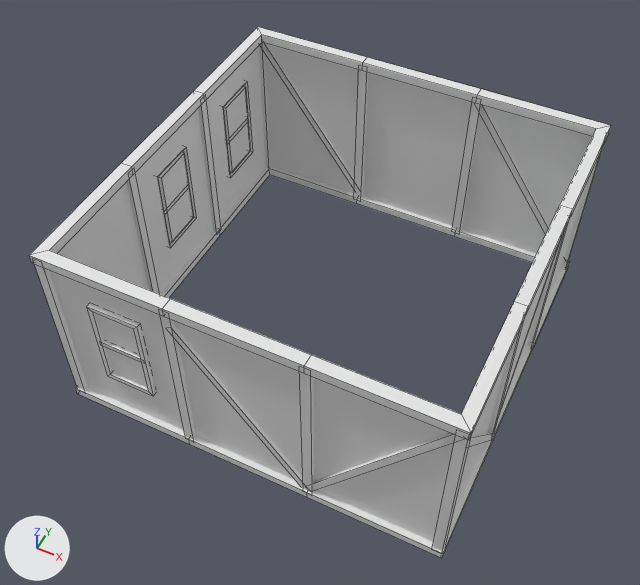
The OBJ model Unity/Level Design/Assets/Building Models/FirstFloor/Floor 1 8x8.obj as it was, and as the next commit left it.
Before and after are seen from a 50 mm camera at (5.36, -11.62, 15.35) aimed at (-0.15, -0.6, 1.58). Every picture has the same lights, and +X, +Y and +Z are marked at lower left. Mesh edges are drawn as thin lines. Where no turn or scale is listed for an object, it has been applied to the vertices.

The older version as bpy lines, for what is in view:
```python
me_floor_1_8x8 = bpy.data.meshes.new('Floor 1 8x8')
me_floor_1_8x8.from_pydata(...)  # 340 vertices, 240 faces; spans x -4.12..4.12, y -4.12..4.13, z -0.1..4.1
ob_floor_1_8x8 = bpy.data.objects.new('Floor 1 8x8', me_floor_1_8x8)
ob_floor_1_8x8.location = (0.0, 0.0, 0.0)
```
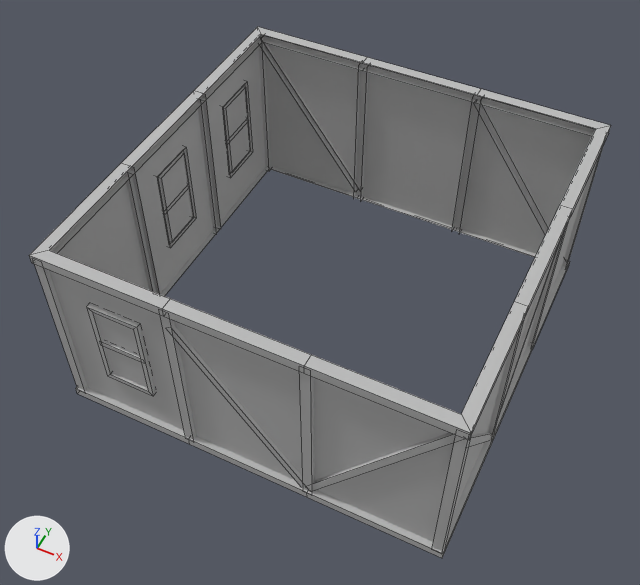
Changed parts and their boxes (x1, y1, x2, y2) in the pictures (640 x 585 px):
part 1 of me_floor_1_8x8, deleted
    before: (49, 35, 595, 298)
part 2 of me_floor_1_8x8, recoloured
    both: (29, 27, 611, 558)

What changed in the scene script:
```text
Add mat_initialshadinggroup:
    mat_initialshadinggroup = principled_material('initialShadingGroup')
    mat_initialshadinggroup.base_color = (0.5, 0.5, 0.5)  # grey #bcbcbc
    mat_initialshadinggroup.roughness = 1.0
Change me_floor_1_8x8:
    used by ob_floor_1_8x8; location = (0.0, 0.0, 0.0)
    remove me_floor_1_8x8.from_pydata(...)  # 340 vertices, 240 faces; spans x -4.12..4.12, y -4.12..4.13, z -0.1..4.1
    add me_floor_1_8x8.from_pydata(...)  # 328 vertices, 173 faces; spans x -4.12..4.12, y -4.12..4.13, z -0.1..4.1
    me_floor_1_8x8 part 1
    12 vertices are removed from x -3.88..3.88, y -3.88..3.88, z -0.1
    67 faces are deleted
    me_floor_1_8x8 part 2: 173 faces spanning x -4.12..4.12, y -4.12..4.13, z -0.1..4.1 switch from no material to mat_initialshadinggroup (grey #bcbcbc)
```
